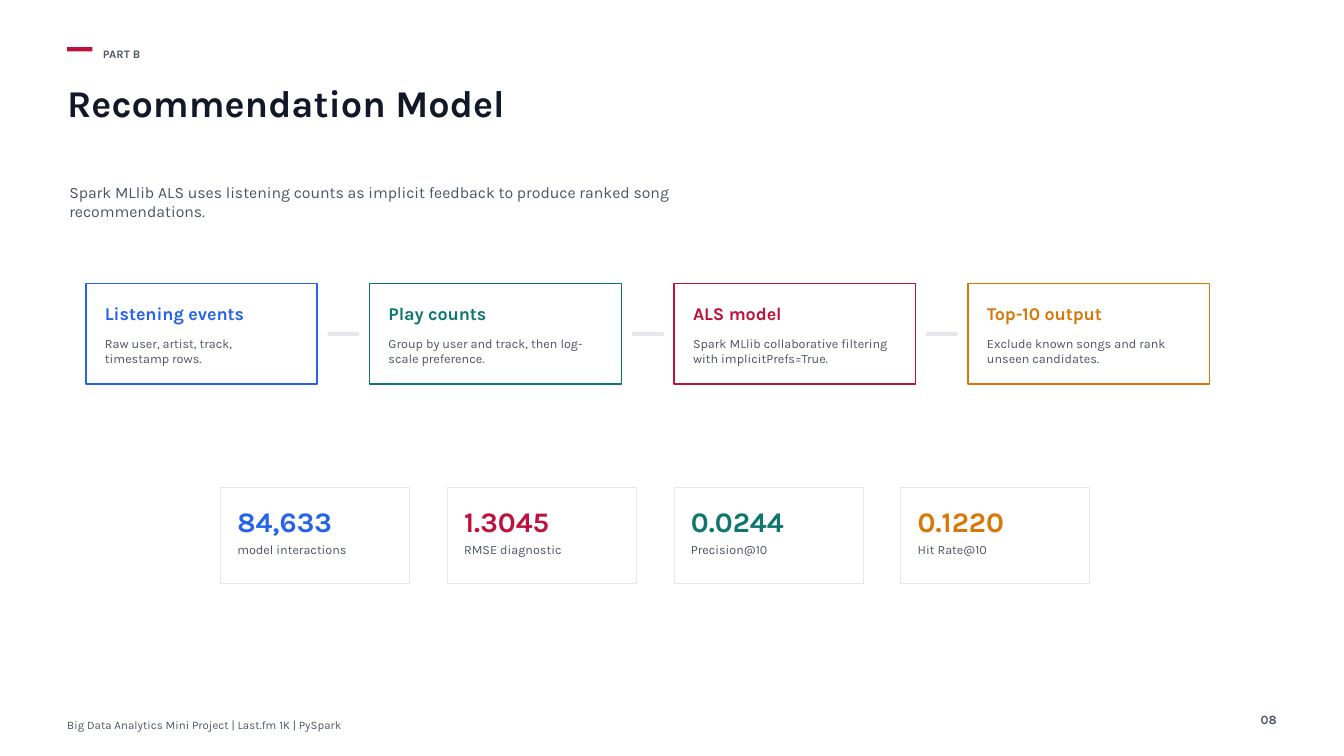
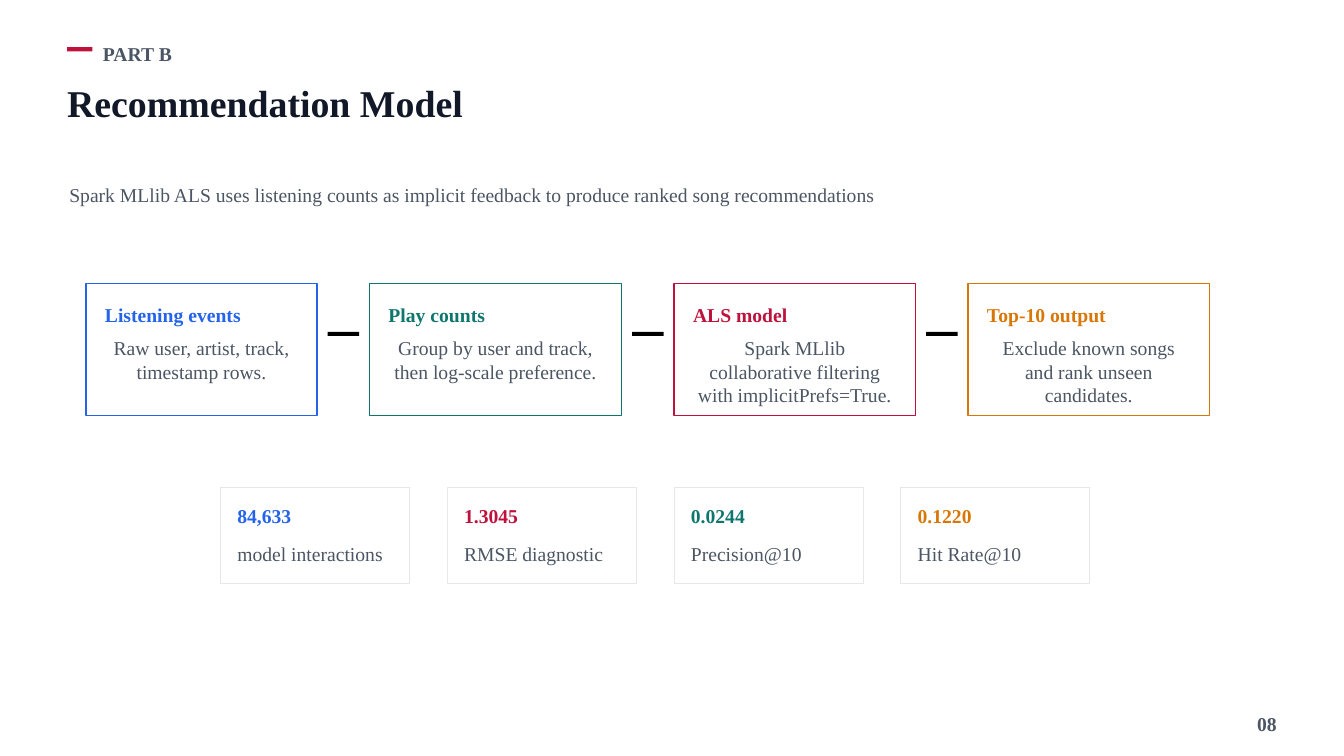
Before and after one commit to SSDharmawansa/music-recommendation-pyspark, a slide deck: slide 8 of Music_BigData_Assignment_Presentation.pptx. Drawn at 1344x756 pixels with LibreOffice and Linux fonts; fonts in the diff are those of the drawing. Boxes give left, top, right and bottom in pixels: in the first picture for what was removed or moved away, otherwise in the second. Text is boxed around its words. In the diff, an @@ line names an element or a change of style, - is before the commit and + after.

Commit message:
Add PDF and update presentation PPTX
Add exported PDF of the Music_BigData_Assignment presentation and update the PPTX. Binary changes include a new Music_BigData_Assignment_Presentation.pdf, a modified Music_BigData_Assignment_Presentation.pptx, and an added Office temp file (~$Music_BigData_Assignment_Presentation.pptx). Consider removing the temporary file or adding it to .gitignore.

```diff
--- a/Music_BigData_Assignment_Presentation.pptx
+++ b/Music_BigData_Assignment_Presentation.pptx
@@ text "PART B" at [103, 48, 172, 61]: size 8.2 to 14 pt, font Karla to Times New Roman @@
@@ text "Recommendation Model" at [67, 90, 463, 118]: font Karla to Times New Roman @@
@@ text at [69, 188, 873, 206]: text changed; size 11.2 to 14 pt; font Karla to Times New Roman @@
-Spark MLlib ALS uses listening counts as implicit feedback to produce ranked song recommendations.
+Spark MLlib ALS uses listening counts as implicit feedback to produce ranked song recommendations
@@ rectangle: place and size @@
-rectangle at [86, 283, 317, 384]
+rectangle at [86, 283, 317, 415]
@@ rectangle: place and size @@
-rectangle at [370, 283, 622, 384]
+rectangle at [370, 283, 622, 415]
@@ rectangle: place and size @@
-rectangle at [675, 283, 917, 384]
+rectangle at [675, 283, 917, 415]
@@ rectangle: place and size @@
-rectangle at [968, 283, 1210, 384]
+rectangle at [968, 283, 1210, 415]
@@ size 12.8 to 14 pt, font Karla to Times New Roman in 4 elements at [105, 308, 240, 327], [388, 308, 484, 327], [693, 308, 787, 323], [987, 309, 1106, 327] @@
@@ fill #E5E7EB to #000000 in 3 elements at [328, 332, 359, 336], [632, 332, 663, 336], [927, 332, 958, 336] @@
@@ size 9 to 14 pt, font Karla to Times New Roman; alignment left to centre in 4 elements at [114, 341, 289, 383], [394, 341, 597, 383], [698, 341, 892, 406], [1003, 341, 1175, 402] @@
@@ size 20.2 to 14 pt, font Karla to Times New Roman in 4 elements at [237, 510, 291, 526], [464, 510, 518, 524], [691, 510, 745, 524], [918, 510, 972, 524] @@
@@ size 9 to 14 pt, font Karla to Times New Roman in 5 elements at [237, 547, 382, 561], [464, 547, 603, 565], [691, 548, 802, 565], [918, 548, 1022, 565], [1257, 718, 1277, 731] @@
@@ text removed at [67, 721, 342, 732] @@
-Big Data Analytics Mini Project | Last.fm 1K | PySpark
```
Also in this commit, not shown: 9 other slides changed, 2 other files.
